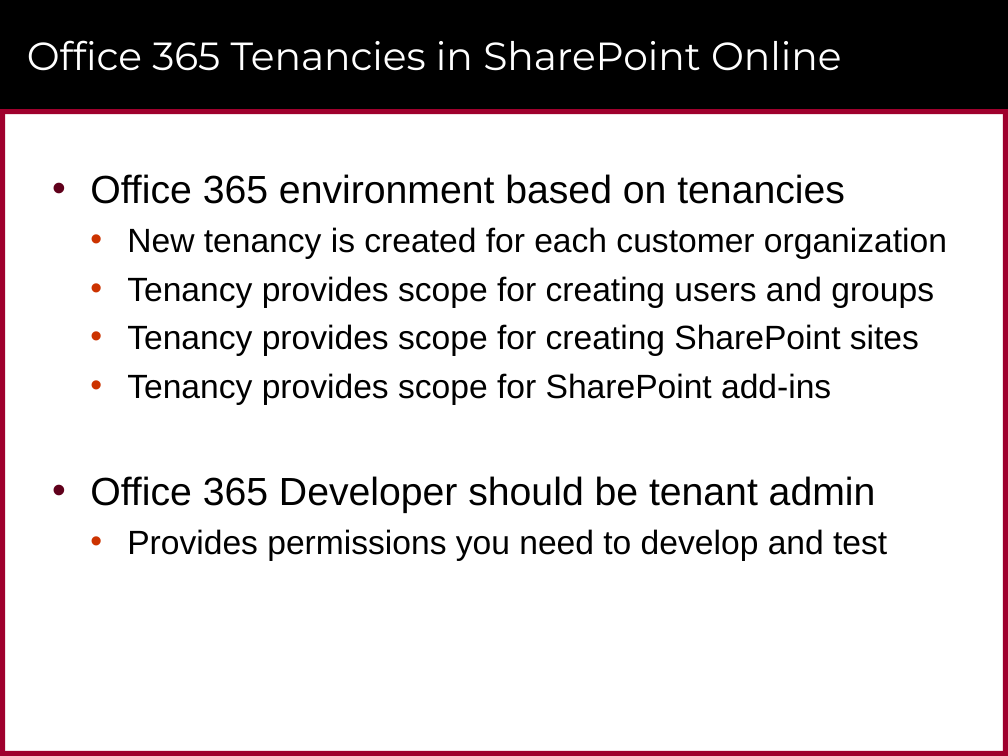
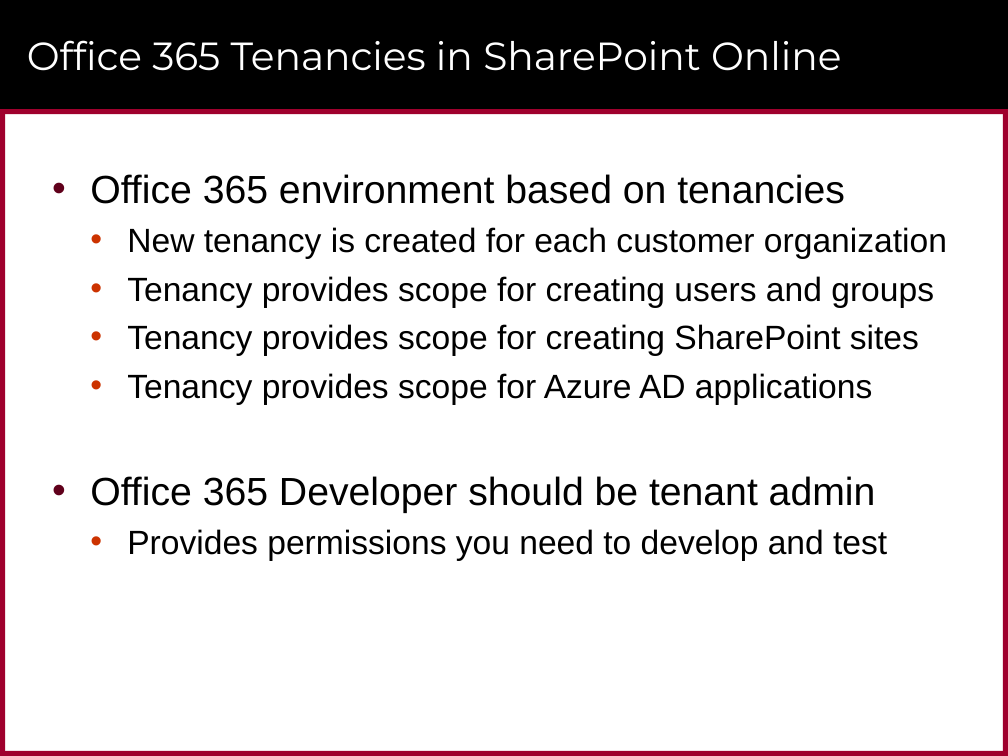
Before and after one commit to CriticalPathTraining/MSD365_Courseware, a slide deck: slide 13 of 01 GettingStarted.pptx (slide 14 before the commit). Drawn at 1008x756 pixels with LibreOffice and Linux fonts; fonts in the diff are those of the drawing; background and template pictures are left out. Boxes give left, top, right and bottom in pixels: in the first picture for what was removed or moved away, otherwise in the second. Text is boxed around its words. In the diff, an @@ line names an element or a change of style, - is before the commit and + after.

```diff
--- a/01 GettingStarted.pptx
+++ b/01 GettingStarted.pptx
@@ text at (x1=127, y1=373, x2=872, y2=405): text changed @@
-  • Tenancy provides scope for SharePoint add-ins
+  • Tenancy provides scope for Azure AD applications
```
Also in this commit, not shown: 4 other slides changed, 1 slide removed, 3 other files.
